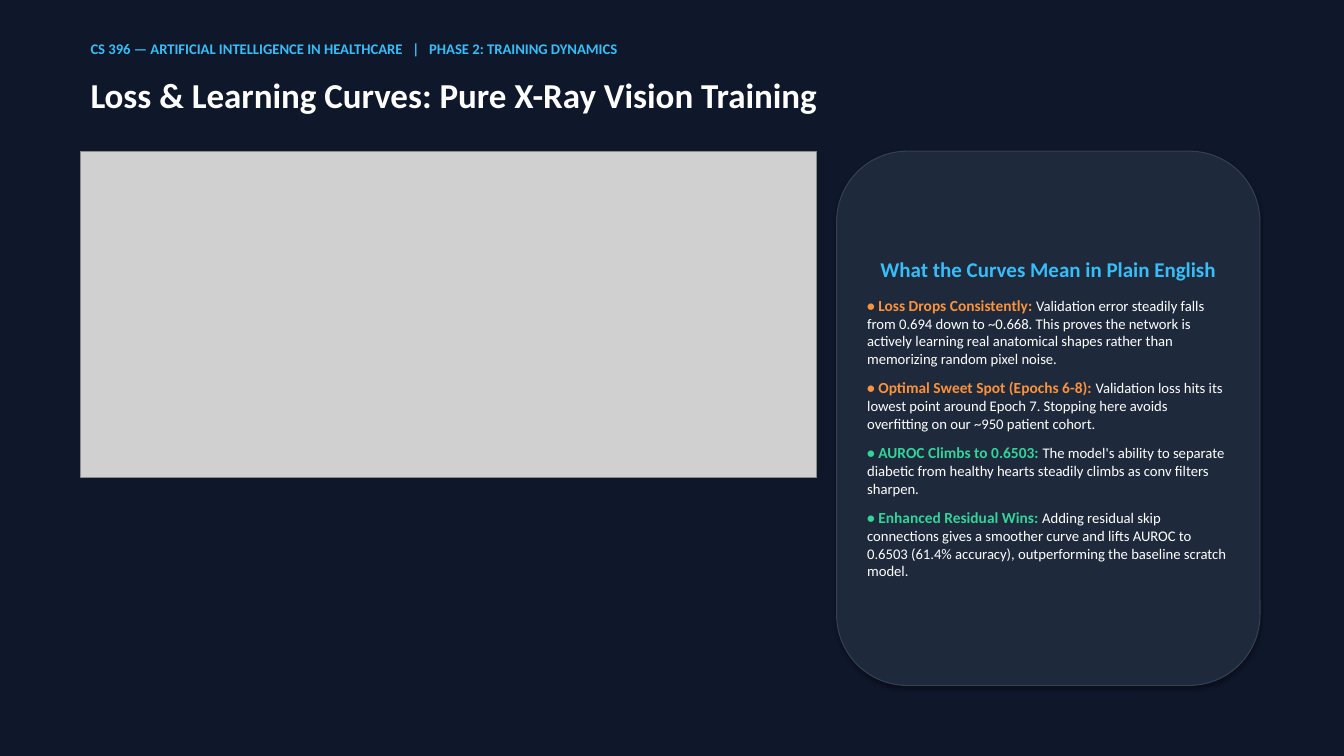
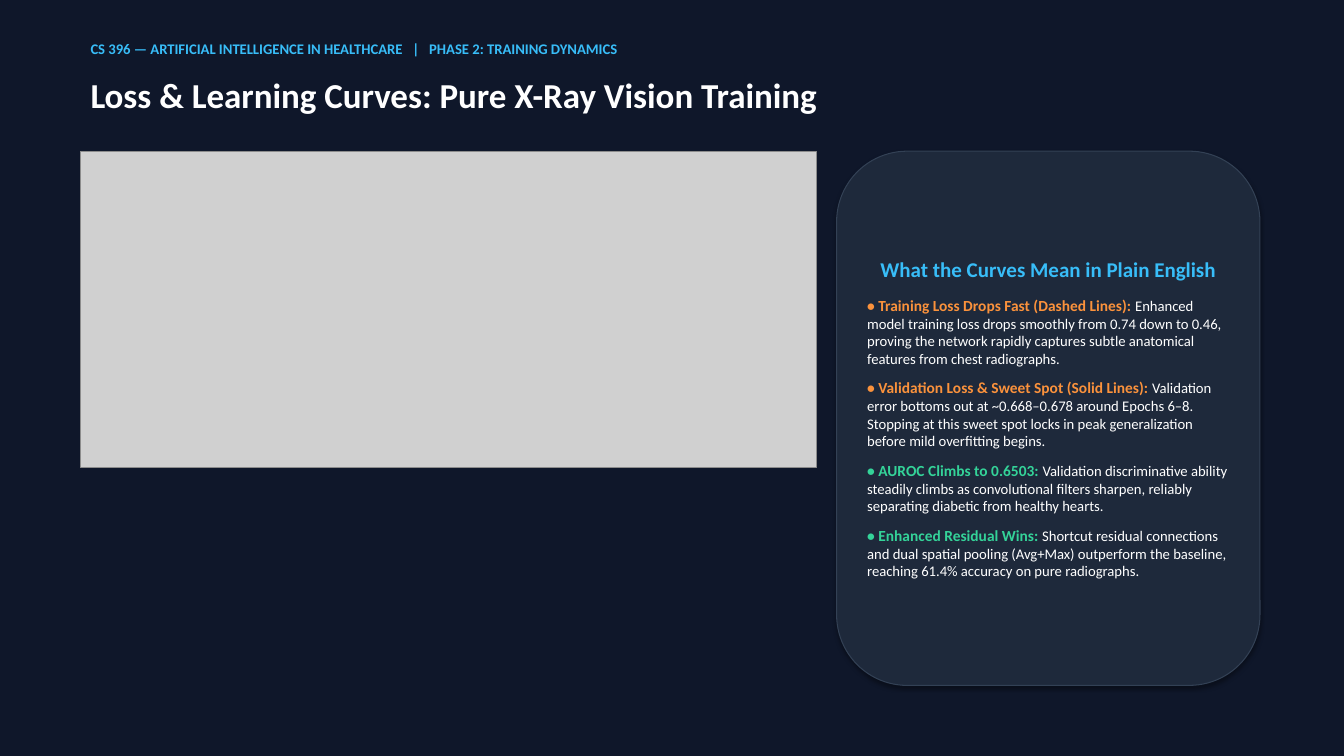
Before and after one commit to UnusualGelo/Oppurtunistic_Detection_of_Type_II_Diabetes, a slide deck: slide 7 of malek_and_angelo/malek/Malek_T2D_CNN_Presentation.pptx. Drawn at 1344x756 pixels with LibreOffice and Linux fonts; fonts in the diff are those of the drawing; grey boxes stand for pictures. Boxes give left, top, right and bottom in pixels: in the first picture for what was removed or moved away, otherwise in the second. Text is boxed around its words. In the diff, an @@ line names an element or a change of style, - is before the commit and + after.

Commit message:
feat(slides): add dashed training loss lines alongside validation loss in Slide 7 chart

```diff
--- a/malek_and_angelo/malek/Malek_T2D_CNN_Presentation.pptx
+++ b/malek_and_angelo/malek/Malek_T2D_CNN_Presentation.pptx
@@ picture: place and size @@
-picture at [81, 151, 817, 477]
+picture at [81, 151, 817, 468]
@@ text in rounded rectangle at [867, 299, 1227, 579]: text changed @@
-• Loss Drops Consistently: Validation error steadily falls from 0.694 down to ~0.668. This proves the network is actively learning real anatomical shapes rather than memorizing random pixel noise.
-• Optimal Sweet Spot (Epochs 6-8): Validation loss hits its lowest point around Epoch 7. Stopping here avoids overfitting on our ~950 patient cohort.
-• AUROC Climbs to 0.6503: The model's ability to separate diabetic from healthy hearts steadily climbs as conv filters sharpen.
-• Enhanced Residual Wins: Adding residual skip connections gives a smoother curve and lifts AUROC to 0.6503 (61.4% accuracy), outperforming the baseline scratch model.
+• Training Loss Drops Fast (Dashed Lines): Enhanced model training loss drops smoothly from 0.74 down to 0.46, proving the network rapidly captures subtle anatomical features from chest radiographs.
+• Validation Loss & Sweet Spot (Solid Lines): Validation error bottoms out at ~0.668–0.678 around Epochs 6–8. Stopping at this sweet spot locks in peak generalization before mild overfitting begins.
+• AUROC Climbs to 0.6503: Validation discriminative ability steadily climbs as convolutional filters sharpen, reliably separating diabetic from healthy hearts.
+• Enhanced Residual Wins: Shortcut residual connections and dual spatial pooling (Avg+Max) outperform the baseline, reaching 61.4% accuracy on pure radiographs.
```
Also in this commit, not shown: 3 other files.
